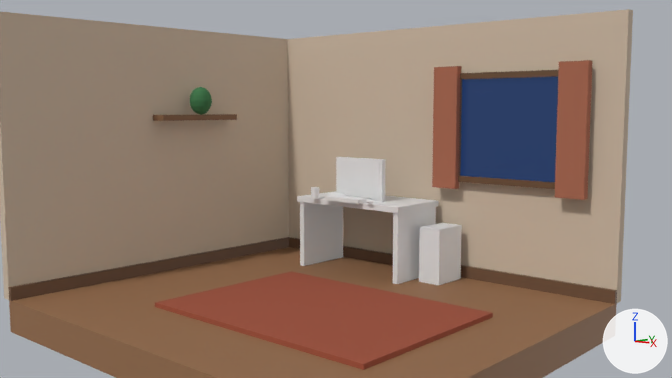
Renders of the Blender file Blender/Cozy Computer Room/cozy-computer-room.blend from each side of a commit.
The view is the same before and after, from the file's camera 'Camera_Hero'. Arrows for +X, +Y and +Z are at lower right; the lights stay in place. The first picture is the older version.

Objects in the first picture: 'Cube', 'Curtain_Left', 'Curtain_Right', 'Desk_Leg_Left', 'Desk_Leg_Right', 'Desk_Top', 'Keyboard', 'Monitor_Body', 'Monitor_Screen', 'PC_Tower', 'Room_BackWall', 'Room_BaseboardBack', 'Room_BaseboardLeft', 'Room_Floor', 'Room_LeftWall', 'Window_Glass' and 7 more.
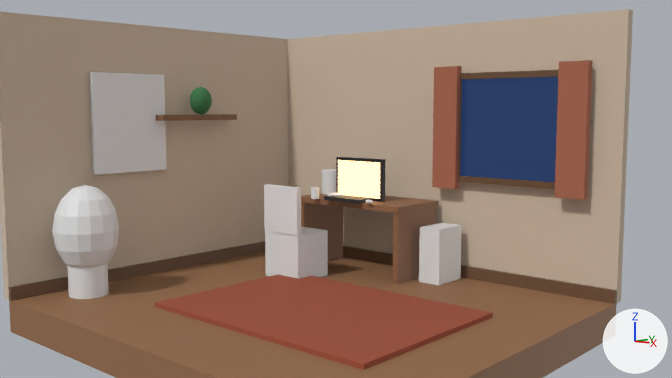
Location of each change, [x1, y1, x2, y2] in pixels of the pictures (672 x 378 px):
'Wall_Art', added: after [90, 72, 167, 175]
'Plant_Leaves', added: after [52, 185, 119, 268]
'Chair_Seat', added: after [265, 226, 328, 279]
'Desk_Leg_Left', recoloured (white to brown): [301, 202, 343, 261] in both
'Desk_Leg_Right', recoloured (white to brown): [393, 207, 436, 284] in both
'Chair_Back', added: after [264, 184, 301, 236]
'Monitor_Screen', recoloured (white to beige): [338, 160, 380, 199] in both
'Plant_Pot', added: after [68, 263, 109, 299]
'Desk_Top', recoloured (white to brown): [301, 193, 439, 213] in both
'Monitor_Body', recoloured (white to black): [336, 157, 386, 202] in both
'Desk_Lamp_Shade', added: after [322, 169, 336, 194]
'Keyboard', recoloured (darker): [324, 195, 370, 204] in both

What changed in the scene script:
```text
Change me_desk_top_mesh:
    where me_desk_top_mesh.from_pydata(...)  # 8 vertices, 6 faces; spans x -1.0..1.0, y -1.0..1.0, z -1.0..1.0
    add me_desk_top_mesh.materials.append(mat_wood_desk_material)  # brown #906545
Change me_desk_leg_left_mesh:
    where me_desk_leg_left_mesh.from_pydata(...)  # 8 vertices, 6 faces; spans x -1.0..1.0, y -1.0..1.0, z -1.0..1.0
    add me_desk_leg_left_mesh.materials.append(mat_wood_desk_material)  # brown #906545
Change me_desk_leg_right_mesh:
    where me_desk_leg_right_mesh.from_pydata(...)  # 8 vertices, 6 faces; spans x -1.0..1.0, y -1.0..1.0, z -1.0..1.0
    add me_desk_leg_right_mesh.materials.append(mat_wood_desk_material)  # brown #906545
Change me_monitor_body_mesh:
    where me_monitor_body_mesh.from_pydata(...)  # 8 vertices, 6 faces; spans x -1.0..1.0, y -1.0..1.0, z -1.0..1.0
    add me_monitor_body_mesh.materials.append(mat_monitor_black_material)  # black #212127
Change me_monitor_screen_mesh:
    where me_monitor_screen_mesh.from_pydata(...)  # 8 vertices, 6 faces; spans x -1.0..1.0, y -1.0..1.0, z -1.0..1.0
    add me_monitor_screen_mesh.materials.append(mat_screen_glow_material)  # brown #7c5030, glowing beige #ffce90
Change me_keyboard_mesh:
    where me_keyboard_mesh.from_pydata(...)  # 8 vertices, 6 faces; spans x -1.0..1.0, y -1.0..1.0, z -1.0..1.0
    add me_keyboard_mesh.materials.append(mat_keyboard_dark_material)  # black #27272c
Add ob_plant_leaves:
    ob_plant_leaves = bpy.data.objects.new('Plant_Leaves', me_headphones_mesh.copy())  # the mesh of ob_headphones
    ob_plant_leaves.location = (-1.75, -1.2, 0.62)
    ob_plant_leaves.scale = (0.3, 0.3, 0.42)
Add ob_plant_pot:
    ob_plant_pot = bpy.data.objects.new('Plant_Pot', me_mug_mesh.copy())  # the mesh of ob_mug
    ob_plant_pot.location = (-1.75, -1.2, 0.18)
    ob_plant_pot.scale = (0.18, 0.18, 0.18)
Add ob_wall_art:
    ob_wall_art = bpy.data.objects.new('Wall_Art', me_pc_tower_mesh.copy())  # the mesh of ob_pc_tower
    ob_wall_art.location = (-2.06, -0.5, 1.6)
    ob_wall_art.scale = (0.02, 0.42, 0.5)
Add ob_desk_lamp_shade:
    ob_desk_lamp_shade = bpy.data.objects.new('Desk_Lamp_Shade', me_mug_mesh.copy())  # the mesh of ob_mug
    ob_desk_lamp_shade.location = (-1.1, 1.5, 0.915)
    ob_desk_lamp_shade.scale = (0.11, 0.11, 0.135)
Add ob_chair_back:
    ob_chair_back = bpy.data.objects.new('Chair_Back', me_pc_tower_mesh.copy())  # the mesh of ob_pc_tower
    ob_chair_back.location = (-0.85, 0.48, 0.72)
    ob_chair_back.scale = (0.24, 0.03, 0.24)
Add ob_chair_seat:
    ob_chair_seat = bpy.data.objects.new('Chair_Seat', me_pc_tower_mesh.copy())  # the mesh of ob_pc_tower
    ob_chair_seat.location = (-0.85, 0.68, 0.24)
    ob_chair_seat.scale = (0.24, 0.22, 0.24)
```
